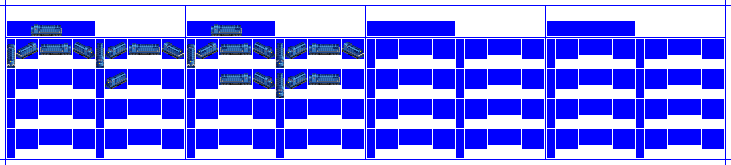
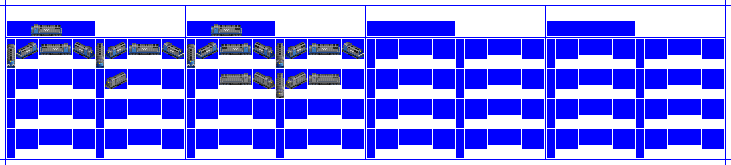
Before/after of a 731x165 layered artwork. What changed in the layer stack:
added layer "CC1 copy" above "Liv0" over [7,24,362,98]
hid "CC1", painted on it over [7,24,362,98]
